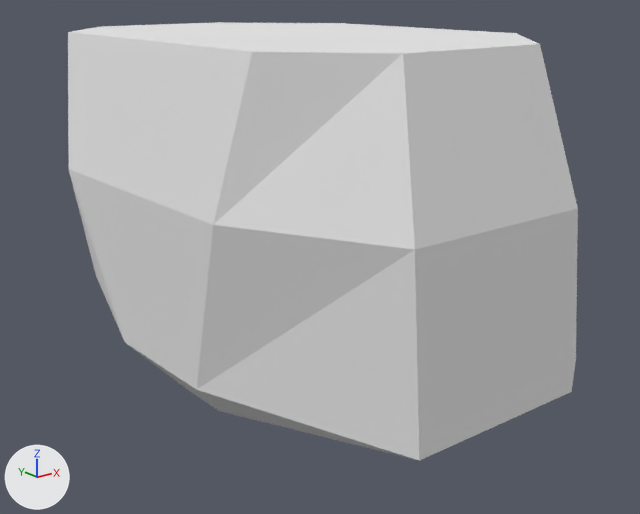
Two versions of the Blender file game/data/character_models/huf_pelvis.blend, one commit apart.
Both versions are drawn from a camera (50 mm lens) standing at (-25.2, -31.1, 12.6) and looking at (-1.3, -1.2, 0.7). The lights are fixed; the arrows at lower left show +X, +Y and +Z.

Before the edit, the objects in view are built like this:
```python
me_geometry_n28192 = bpy.data.meshes.new('Geometry_n28192')
me_geometry_n28192.from_pydata(...)  # 30 vertices, 42 faces; spans x -9.7..7.5, y -5.6..10.4, z -12.5..12.5
me_geometry_n28192.materials.append(mat_standard)  # white #e7e7e7
ob_foot__11 = bpy.data.objects.new('foot (11)', me_geometry_n28192)
ob_foot__11.location = (0.0, 0.0, 0.0)
ob_foot__11.rotation_euler = (1.571, 0.0, 0.0)  # degrees (90, 0, 0)
```
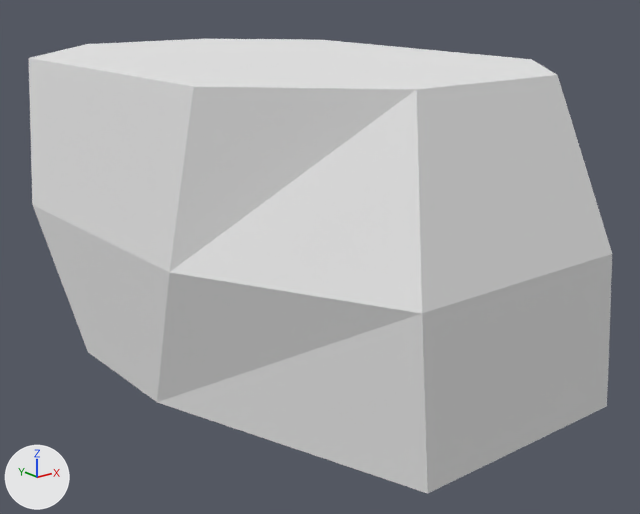
Where the change shows, as pixel boxes [x1, y1, x2, y2] in the pictures (640 x 514 px):
'foot (11)', reshaped (14% wider)
    before: [68, 22, 578, 461]
    after: [29, 39, 612, 493]

Diff of the bpy script that builds the scene:
```diff
--- a/game/data/character_models/huf_pelvis.blend.py
+++ b/game/data/character_models/huf_pelvis.blend.py
@@ me_geometry_n28192 @@
 # used by ob_foot__11; location = (0.0, 0.0, 0.0); rotation_euler = (1.571, 0.0, 0.0), in degrees (90, 0, 0)
-me_geometry_n28192.from_pydata(...)  # 30 vertices, 42 faces; spans x -9.7..7.5, y -5.6..10.4, z -12.5..12.5
+me_geometry_n28192.from_pydata(...)  # 30 vertices, 42 faces; spans x -11.5..7.5, y -5.6..9.5, z -14.1..14.1
+# me_geometry_n28192 part 1: 25 of 30 vertices moved; they spanned x -9.7..7.5, y -5.6..10.4, z -12.5..12.5 and now span x -11.5..7.5, y -5.6..9.5, z -14.1..14.1; mean shift (-0.7, -0.7, 0.0); largest move (-6.4, 4.6, -12.4) -> (-7.6, 3.3, -14.0)
 me_geometry_n28192.materials.append(mat_standard)
```
